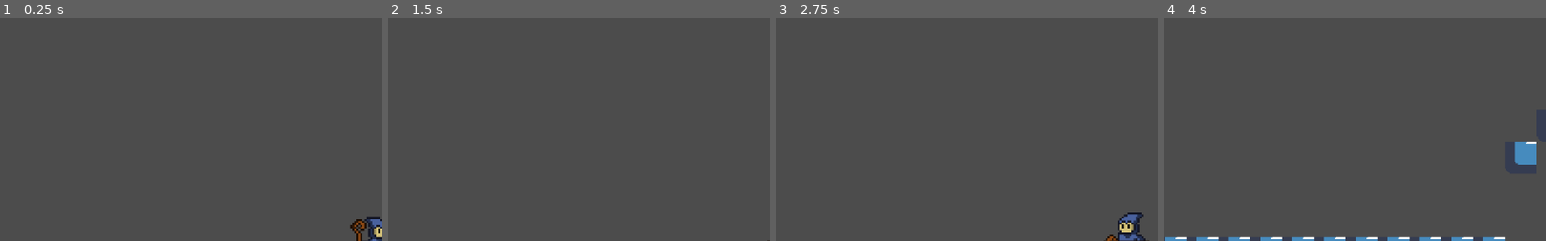
Above: before the commit, frames 1-4 (left to right).
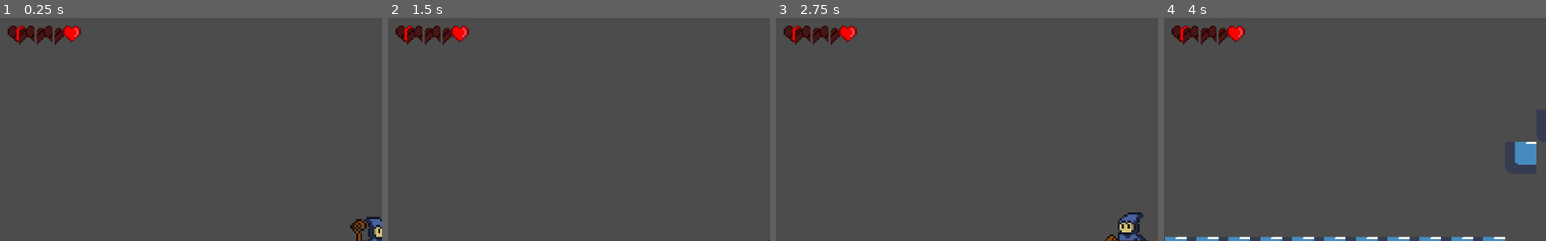
Above: after the commit, the same moments.

Repository: brunoricardosecco/gamejam-utfpr-2k19
Game: Godot game, scene res://scenes/main.tscn
Same seed, same stepped clock (60 frames per second), same inputs: the game is played once before the commit and once after it. The engine's default icon, where the game draws it, is replaced by a stand-in: a white triangle on a blue panel in a dark square.
Inputs:
- Up to frame 1 (0.25 s): no input
- Up to frame 2 (1.5 s): hold Right (ui_right) from 0.53 s (still down); tap Space (ui_select) at 0.77 s
- Up to frame 3 (2.75 s): tap Space (ui_select) at 1.52 s; release Right (ui_right) at 2.03 s; hold Left (ui_left) from 2.03 s (still down)
- Up to frame 4 (4 s): release Left (ui_left) at 2.78 s; hold Right (ui_right) from 2.78 s (still down); tap Space (ui_select) at 3.02, 3.77 s
The pictures show only the part of the screen within x 1-51%, y 2-52%; the shares and areas given below are measured in that part.

The runs differ from the first frame. In frame 1, 1.0% of the frame differs, in the area x 2-22%, y 3-12%; in frame 2, 1.0%; in frame 3, 1.0%; in frame 4, 1.0%.

Commit message:
que que ta acontecedooooooo

Diff:
--- a/prefabs/Player.tscn
+++ b/prefabs/Player.tscn
@@ -76,7 +76,6 @@
 }
 
 [node name="Vigilante" type="KinematicBody2D"]
-position = Vector2( 511.064, 274.984 )
 collision_layer = 3
 collision_mask = 3
 script = ExtResource( 1 )
--- a/scenes/GUI.tscn
+++ /dev/null
@@ -1,4 +0,0 @@
-[gd_scene format=2]
-
-[node name="GUI" type="MarginContainer"]
-anchor_right = 1.0
--- /dev/null
+++ b/scenes/HUD.tscn
@@ -0,0 +1,13 @@
+[gd_scene load_steps=3 format=2]
+
+[ext_resource path="res://scripts/HUD.gd" type="Script" id=1]
+[ext_resource path="res://Assets/hud/life/Hearts.png" type="Texture" id=2]
+
+[node name="CanvasLayer" type="CanvasLayer"]
+script = ExtResource( 1 )
+
+[node name="hearts" type="Sprite" parent="."]
+position = Vector2( 32, 32 )
+scale = Vector2( 1.5, 1.5 )
+texture = ExtResource( 2 )
+hframes = 5
--- a/scenes/main.tscn
+++ b/scenes/main.tscn
@@ -1,7 +1,8 @@
-[gd_scene load_steps=3 format=2]
+[gd_scene load_steps=4 format=2]
 
 [ext_resource path="res://prefabs/Player.tscn" type="PackedScene" id=1]
 [ext_resource path="res://tilemaps/ambiente.tres" type="TileSet" id=2]
+[ext_resource path="res://scenes/HUD.tscn" type="PackedScene" id=3]
 
 [node name="world" type="Node"]
 
@@ -22,3 +23,5 @@
 collision_mask = 0
 format = 1
 tile_data = PoolIntArray( -1048531, 0, 0, -1048530, 0, 0, -1048529, 0, 0, -1048528, 0, 0, -917505, 0, 0, -983040, 0, 0, …(2612 unchanged characters)…
+
+[node name="CanvasLayer" parent="." instance=ExtResource( 3 )]
--- /dev/null
+++ b/scripts/HUD.gd
@@ -0,0 +1,33 @@
+extends CanvasLayer
+
+onready var player = get_node("../Vigilante")
+
+const HEART_ROW_SIZE = 64
+const HEART_OFFSET = 16
+
+func _ready():
+
+
+
+	for i in player.MAXHEALTH:
+		var new_heart = Sprite.new()
+		new_heart.texture = $hearts.texture
+		new_heart.hframes = $hearts.hframes
+		$hearts.add_child(new_heart)
+
+func _process(delta):
+	for heart in $hearts.get_children():
+		var index = heart.get_index()
+
+		var x = (index % HEART_ROW_SIZE) * HEART_OFFSET
+		var y = (index / HEART_ROW_SIZE) * HEART_OFFSET
+
+		heart.position = Vector2(x,y)
+
+		var last_heart = floor(player.health)
+		if index > last_heart:
+			heart.frame = 2
+		if index == last_heart:
+			heart.frame = (player.health - last_heart) * 5
+		if index < last_heart:
+			heart.frame = 3
--- a/scripts/Vigilante.gd
+++ b/scripts/Vigilante.gd
@@ -5,11 +5,12 @@
 const SPEED = 250
 const JUMP_HEIGHT = -650
 const TELEPORT = 600
+const MAXHEALTH = 4
 
-var life = 4
 var is_walking = false
 var walking_right = true
 var direction = 1
+var health = 3
 
 # Dash
 var is_dashing = false
